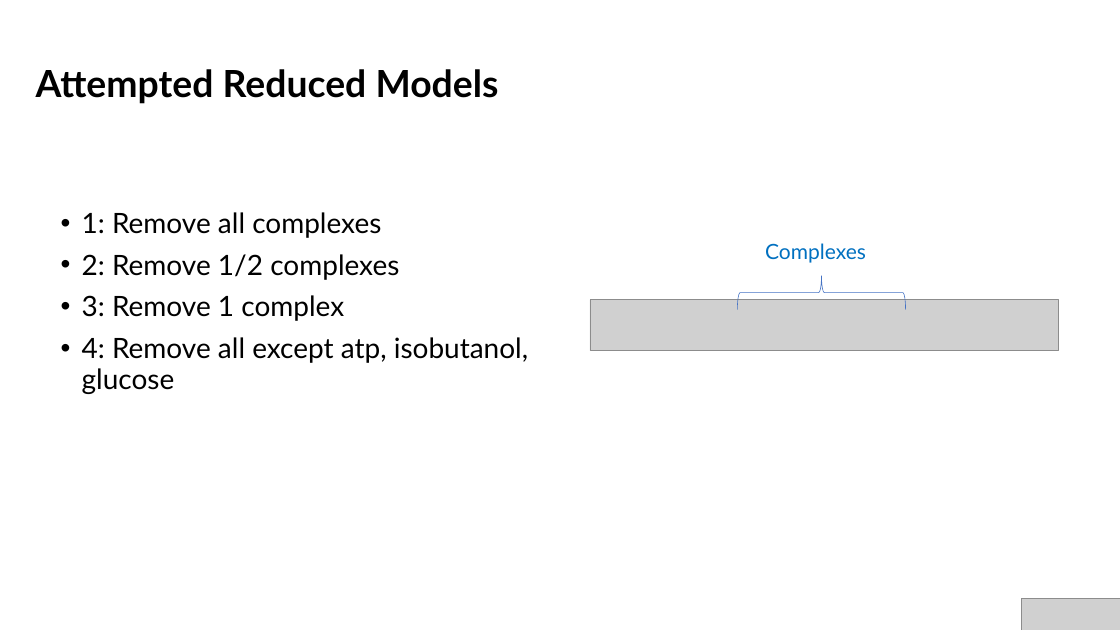
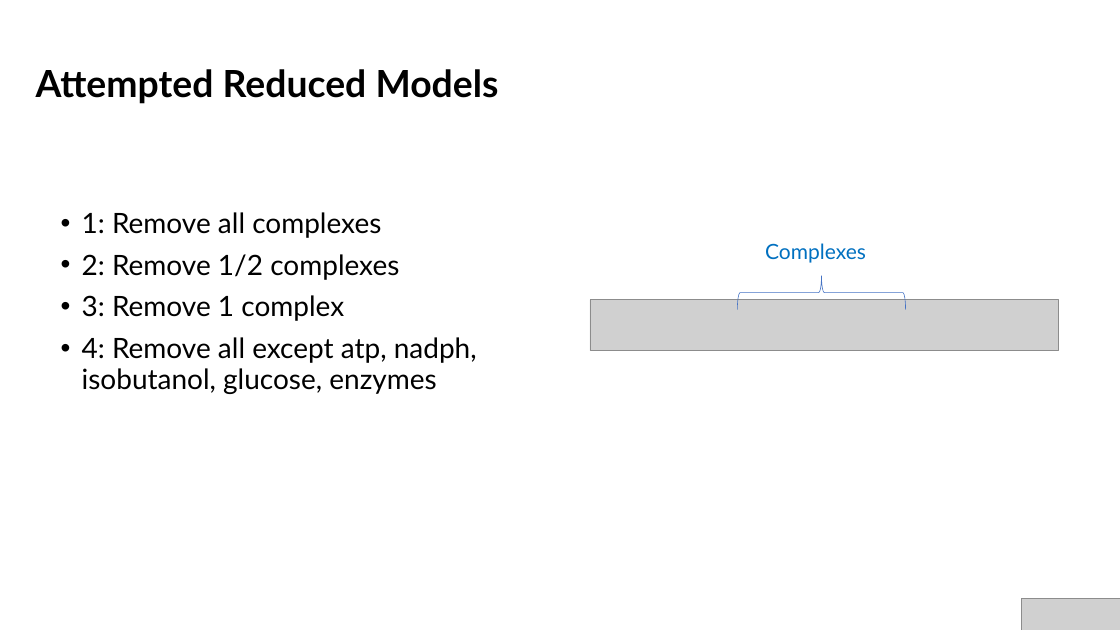
Before and after one commit to AnkitaRoychoudhury/ug_murray, a slide deck: slide 6 of miscellaneous/presentations/20200715_syncell_mtg.pptx (slide 7 before the commit). Drawn at 1120x630 pixels with LibreOffice and Linux fonts; fonts in the diff are those of the drawing; grey boxes stand for pictures. Boxes give left, top, right and bottom in pixels: in the first picture for what was removed or moved away, otherwise in the second. Text is boxed around its words. In the diff, an @@ line names an element or a change of style, - is before the commit and + after.

```diff
--- a/miscellaneous/presentations/20200715_syncell_mtg.pptx
+++ b/miscellaneous/presentations/20200715_syncell_mtg.pptx
@@ text at (82,337,477,394): text changed @@
-• 4: Remove all except atp, isobutanol, glucose
+• 4: Remove all except atp, nadph, isobutanol, glucose, enzymes
```
Also in this commit, not shown: 7 other slides changed, 1 slide removed, 6 other files.
